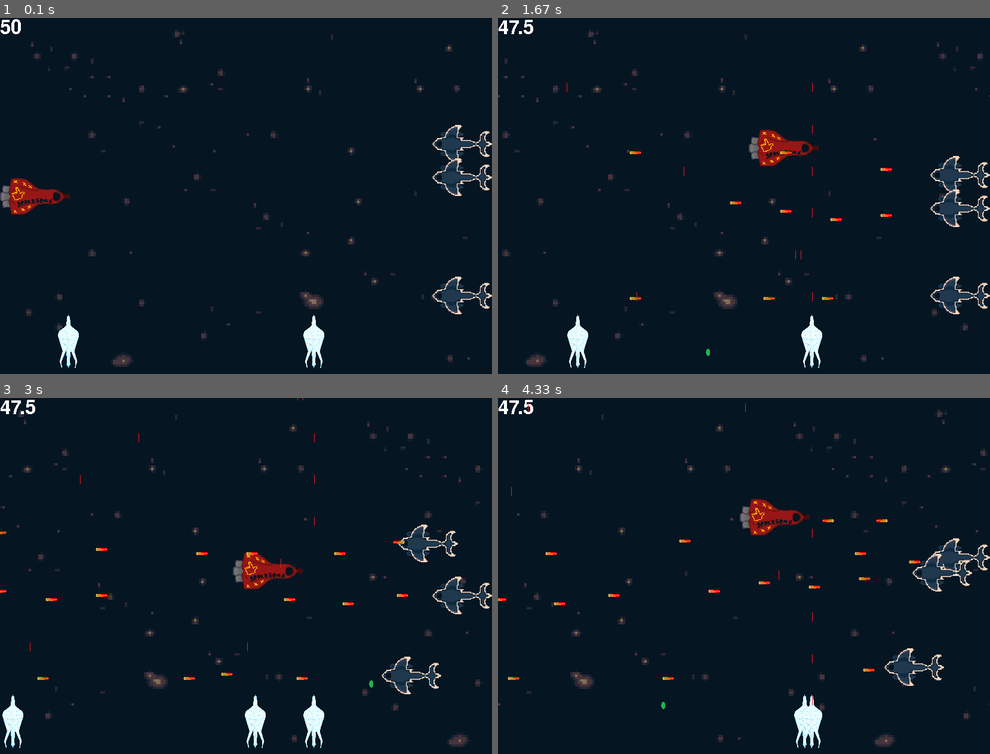
Above: before the commit, frames 1-4 (two rows, left to right).
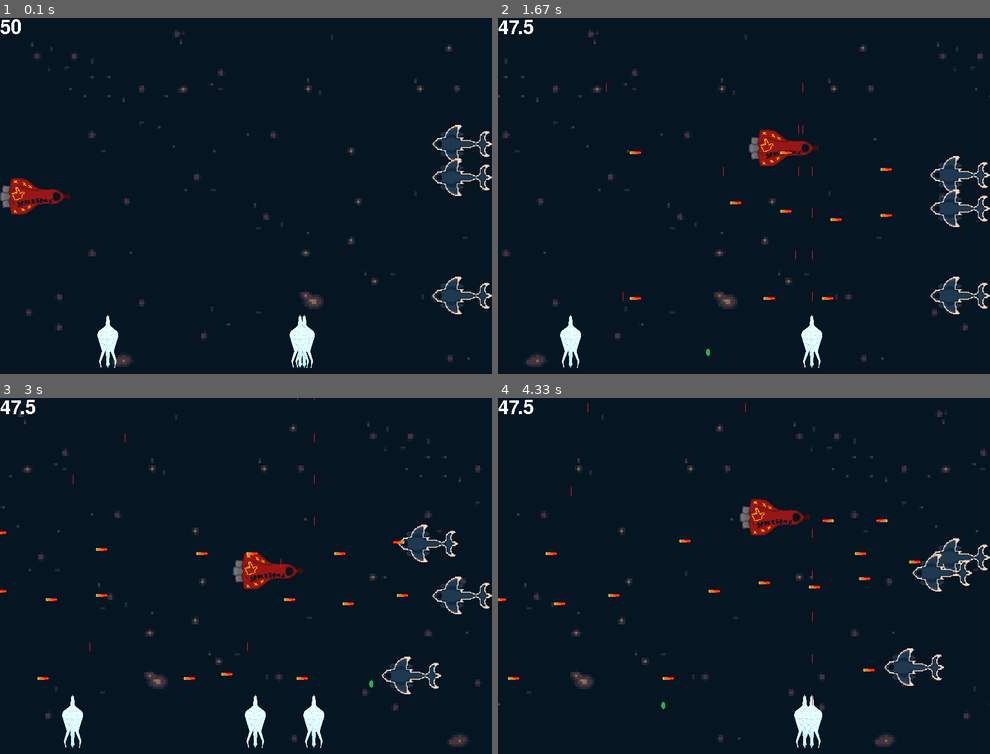
Above: after the commit, the same moments.

Repository: LuizHFS-Codice/Dessoft
Game: pygame game, started from Pygame/ÁreadeJogo.py
Two runs of this game, one before a commit and one after it. Both use one fixed random seed, a clock stepped at 60 frames per second and the inputs below.
Inputs:
- Up to frame 1 (0.1 s): no input
- Up to frame 2 (1.67 s): hold Z 0.33-0.8 s; hold Right 0.33-0.8 s; hold Right 0.83-1.3 s; tap Z at 0.9, 1.2, 1.4 s; tap X at 0.98 s; hold Up 1.33-1.63 s
- Up to frame 3 (3 s): hold Right 1.67-2.13 s; tap Z at 1.73, 2.03, 2.23, 2.53, 2.8 s; hold Left 2.17-2.7 s; tap X at 2.32 s; hold Down from 2.73 s (still down)
- Up to frame 4 (4.33 s): release Down at 3.03 s; hold Left 3.07-3.47 s; tap Z at 3.13, 3.43, 3.57, 3.97, 4.27 s; hold Up 3.5-3.87 s; tap X at 3.65 s; hold Right from 3.9 s (still down)

The runs differ from the first frame. In frame 1, 1.3% of the frame differs, in the area x 11-66%, y 83-99%; in frame 2, 0.4%; in frame 3, 0.7%; in frame 4, less than 0.1%.

Commit message:
Colisão entre Nave e Inimigos

Diff:
--- a/Pygame/Classes.py
+++ b/Pygame/Classes.py
@@ -215,7 +215,7 @@
         self.vida=Vida_Tripod
         #Spawns
         self.rect=self.image.get_rect()
-        self.rect.x=random.randint(0,Largura)
+        self.rect.x=random.randint(100,Largura-200)
         self.rect.y=Altura-100 #Posição Aleatória de Spawn na Altura
         #Carregando balas
         self.speedx=0
@@ -226,10 +226,10 @@
         #Movimento lateral do Trimpot
         self.rect.x+=math.tan(self.speedx)*5
         #Limites Laterais
-        if self.rect.left<0:
-            self.rect.left=0
-        if self.rect.right>Largura/1.5:
-            self.rect.right=Largura/1.5
+        if self.rect.left<100:
+            self.rect.left=100
+        if self.rect.right>Largura//1.5:
+            self.rect.right=Largura//1.5
 
     def atirar(self):
         # O novo Missil vai ser criado logo acima e no centro vertical do Trimpot
--- a/Pygame/Config.py
+++ b/Pygame/Config.py
@@ -35,12 +35,14 @@
 Vx=15
 Vy=9
 
-#Variaveis de dano
+#Variaveis de vida
 Vida_Jogador=50
 T_Inv=5#Tempo de Invulnerabilidade em segundos
 Vida_Inimigo_Voa=10
 Vida_Tripod=15
+#Variáveis de dano
 Dano_Tiro_Jogador=1
 Dano_Bomba_Jogador=2
 Dano_inimigo_Voa=2.5
 Dano_Missil_Inimigo=5
+Dano_Colisão=10
--- a/Pygame/ÁreadeJogo.py
+++ b/Pygame/ÁreadeJogo.py
@@ -147,20 +147,47 @@
         if len(Dano)>0:
             jogador.vida-=Dano_Missil_Inimigo
             Inv=FPS*T_Inv
+        Dano=pygame.sprite.spritecollide(jogador,Trimpots,0)
+        if len(Dano)>0:
+            jogador.vida-=Dano_Colisão
+            Inv=FPS*T_Inv
+        Dano=pygame.sprite.spritecollide(jogador,Inimigos_Voadores,0)
+        if len(Dano)>0:
+            jogador.vida-=Dano_Colisão
+            Inv=FPS*T_Inv
+
     else:
         Inv-=1
+    if jogador.vida<=0:
+        game=False
+    #Colisão Tiro-Inimigo Voador
+    Dano=[]
+    Dano=pygame.sprite.groupcollide(Trimpots,Balas,0,1)
+    for Tripod in Dano:
+        Tripod.vida-=Dano_Tiro_Jogador
+        if Tripod.vida<=0:
+            Tripod.kill()
+    #Colisão Tiro-Tripod
     Dano=[]
     Dano=pygame.sprite.groupcollide(Inimigos_Voadores,Balas,0,1)
     for Inimigos in Dano:
         Inimigos.vida-=Dano_Tiro_Jogador
         if Inimigos.vida<=0:
             Inimigos.kill()
+    #Colisão Bomba-Tripod
     Dano=[]
     Dano=pygame.sprite.groupcollide(Trimpots,Bombas,0,1)
     for Trimpod in Dano:
-        Trimpod.vida-=Dano_Tiro_Jogador
+        Trimpod.vida-=Dano_Bomba_Jogador
         if Trimpod.vida<=0:
             Trimpod.kill()
+    #Colisão Bomba-Inimigo Voador
+    Dano=[]
+    Dano=pygame.sprite.groupcollide(Inimigos_Voadores,Bombas,0,1)
+    for Inimigos in Dano:
+        Inimigos.vida-=Dano_Bomba_Jogador
+        if Inimigos.vida<=0:
+            Inimigos.kill()
 
     vida_tela=font.render(f'{jogador.vida}', False, (255, 255, 255))
 
